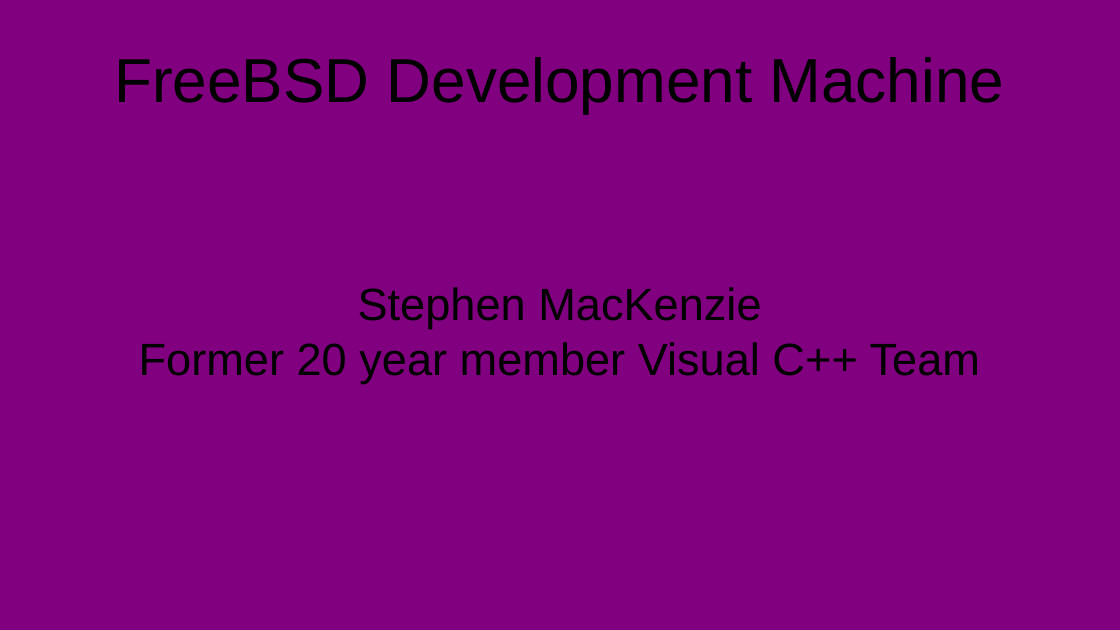
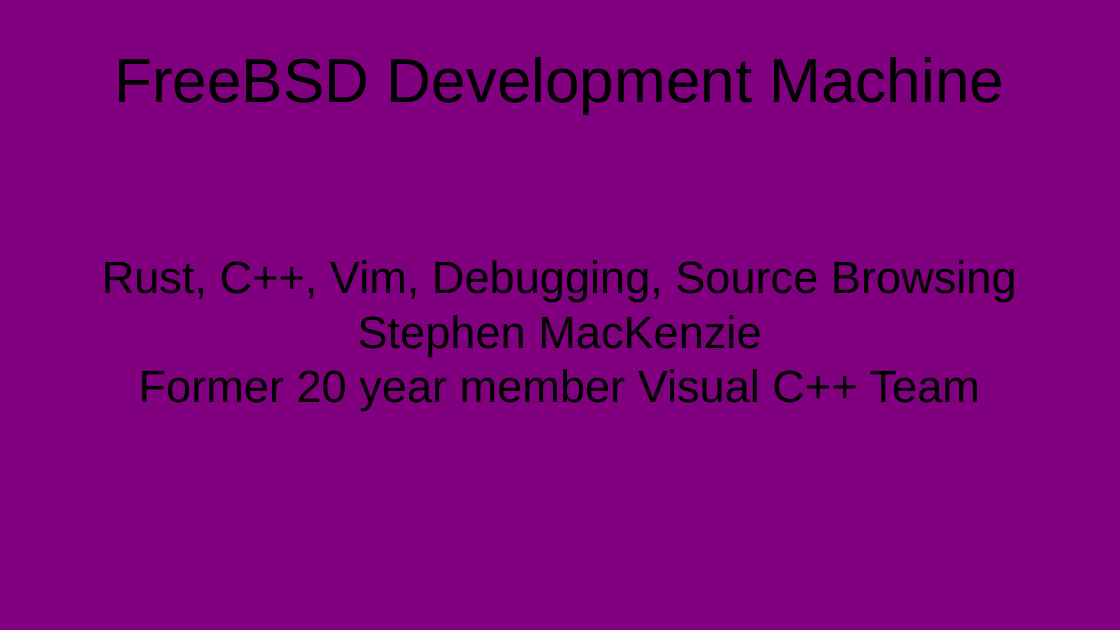
Before and after one commit to stevemac321/snippets, a slide deck: slide 1 of FreeBSD-Drop/Desktop/FreeBSD.pptx. Drawn at 1120x630 pixels with LibreOffice and Linux fonts; fonts in the diff are those of the drawing. Boxes give left, top, right and bottom in pixels: in the first picture for what was removed or moved away, otherwise in the second. Text is boxed around its words. In the diff, an @@ line names an element or a change of style, - is before the commit and + after.

```diff
--- a/FreeBSD-Drop/Desktop/FreeBSD.pptx
+++ b/FreeBSD-Drop/Desktop/FreeBSD.pptx
@@ text at [102,260,1017,302]: paragraph added @@
+Rust, C++, Vim, Debugging, Source Browsing
```
Also in this commit, not shown: 3 other slides changed.
